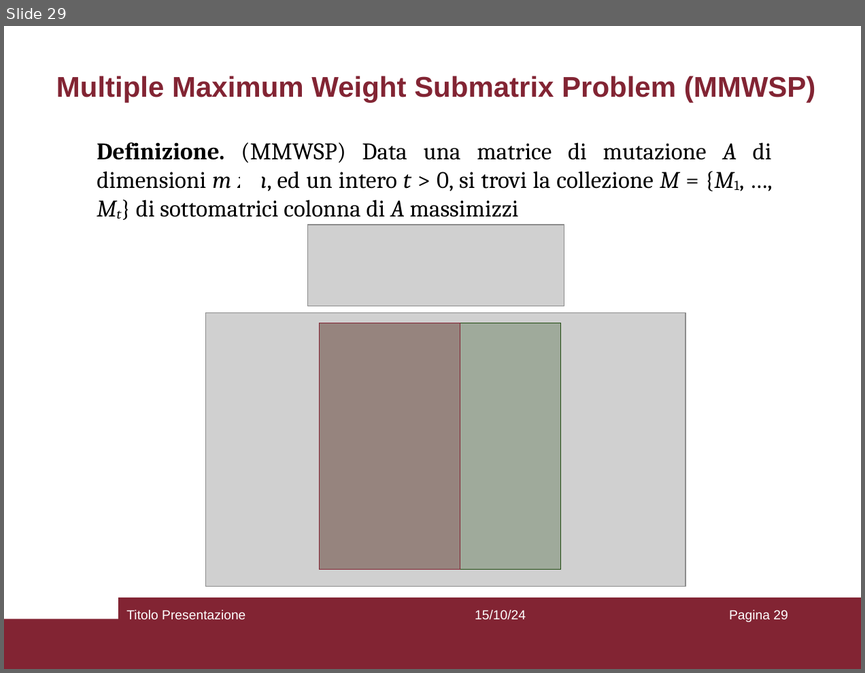
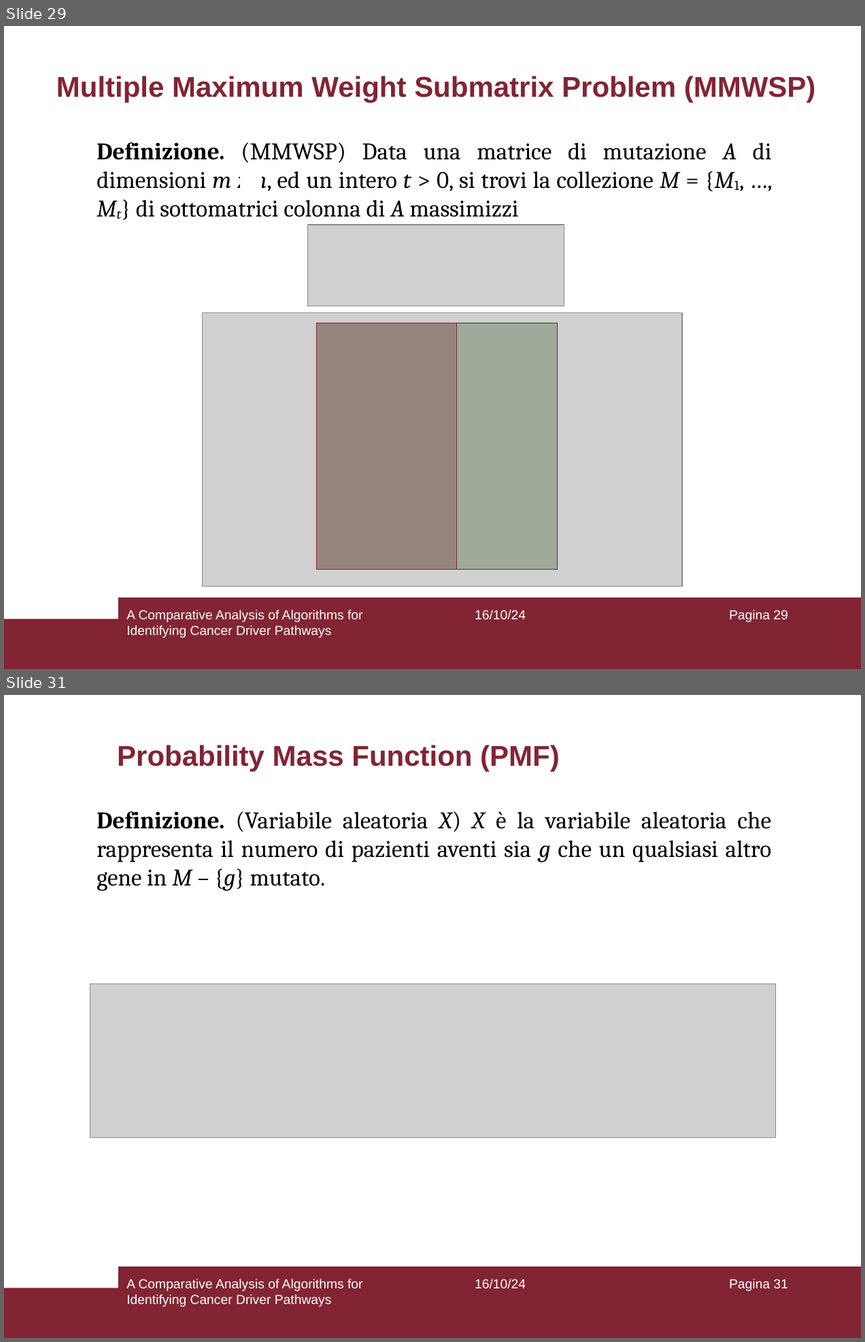
Before and after one commit to aflaag/bsc-thesis, a slide deck: presentation/slides.odp. Shown one above the other, each under a label of ours: slide 29 before the commit, slides 29 and 31 after it; the slides between them are not shown. The pictures are 865x673 and 865x1342 pixels, drawn with LibreOffice and Linux fonts; fonts in the diff are those of the drawing; grey boxes stand for pictures; background and template pictures are left out. Boxes give left, top, right and bottom in pixels: in the first picture for what was removed or moved away, otherwise in the second. Text is boxed around its words. In the diff, an @@ line names an element or a change of style, - is before the commit and + after.

```diff
--- a/presentation/slides.odp
+++ b/presentation/slides.odp
@@ slide 31 added at bbox=[4, 695, 861, 1338], background #FFFFFF; not listed: 2 template elements that a slide beside it also shows @@
@@ title added at bbox=[117, 745, 560, 772], 24 pt, text #822433, bold @@
+Probability Mass Function (PMF)
@@ text added at bbox=[96, 811, 772, 891], 20 pt, text #000000 @@
+Definizione. (Variabile aleatoria X) X è la variabile aleatoria che rappresenta il numero di pazienti aventi sia g che un qualsiasi altro gene in M – {g} mutato.
@@ picture added at bbox=[90, 984, 775, 1138] @@
@@ text added at bbox=[126, 1278, 362, 1306], 11 pt, text #FFFFFF @@
+A Comparative Analysis of Algorithms for Identifying Cancer Driver Pathways
@@ text added at bbox=[475, 1278, 526, 1289], 11 pt, text #FFFFFF @@
+16/10/24
@@ page number added at bbox=[729, 1278, 787, 1291], 11 pt, text #FFFFFF @@
+Pagina 31
@@ slide 29 changed as well @@
@@ 2 rectangles, 1 picture: place and size @@
-2 rectangles, 1 picture at bbox=[206, 313, 686, 586]
+2 rectangles, 1 picture at bbox=[203, 313, 683, 586]
@@ text at bbox=[126, 609, 362, 637]: text changed @@
-Titolo Presentazione
+A Comparative Analysis of Algorithms for Identifying Cancer Driver Pathways
@@ text at bbox=[475, 609, 526, 620]: text changed @@
-15/10/24
+16/10/24
```
Also in this commit, not shown: 27 other slides changed, 1 other slide added, 10 other files.
